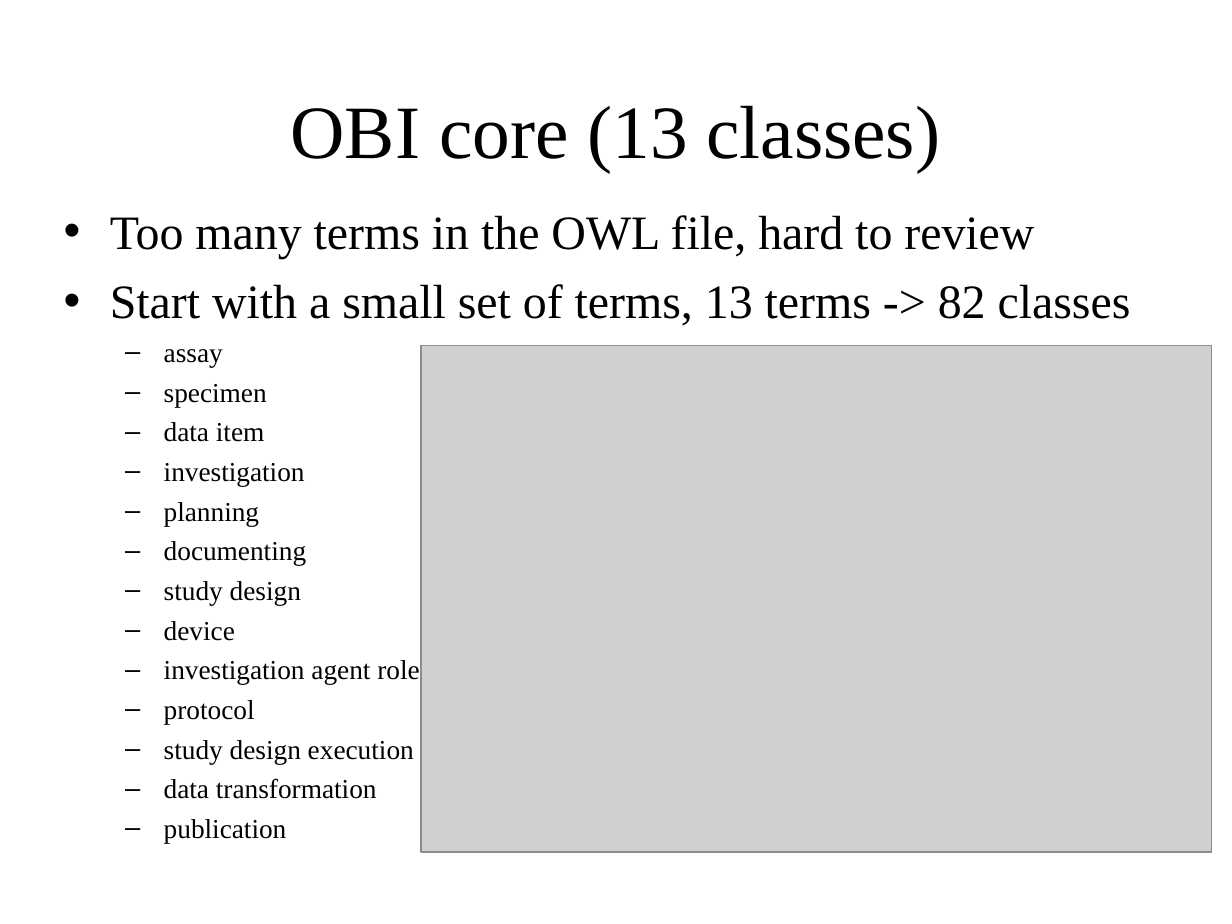
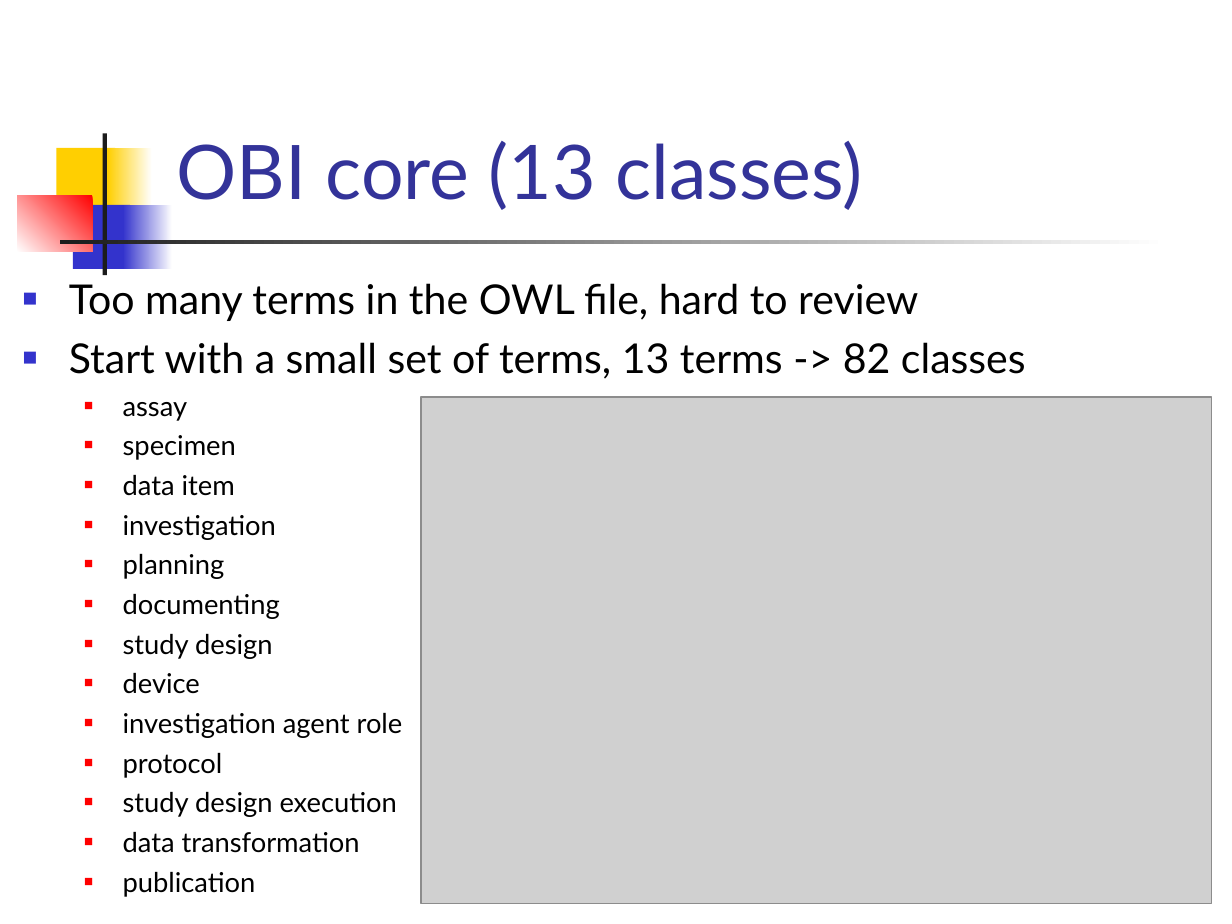
Before and after one commit to obi-ontology/obi-legacy-svn, a slide deck: slide 6 of trunk/docs/presentations/OBI workshop May 2012 Ann Arbor/OBI Core/OBI core.ppt. Drawn at 1232x924 pixels with LibreOffice and Linux fonts; fonts in the diff are those of the drawing; grey boxes stand for pictures. Boxes give left, top, right and bottom in pixels: in the first picture for what was removed or moved away, otherwise in the second. Text is boxed around its words. In the diff, an @@ line names an element or a change of style, - is before the commit and + after.

Commit message:
minor layout changes

```diff
--- a/trunk/docs/presentations/OBI workshop May 2012 Ann Arbor/OBI Core/OBI core.ppt
+++ b/trunk/docs/presentations/OBI workshop May 2012 Ann Arbor/OBI Core/OBI core.ppt
@@ title "OBI core (13 classes)" moved from (x1=291, y1=105, x2=941, y2=172) to (x1=177, y1=141, x2=862, y2=210) @@
@@ title "OBI core (13 classes)" at (x1=177, y1=141, x2=862, y2=210): font Times New Roman to Lato, text colour #000000 to #333399; alignment centre to left @@
@@ rectangle added at (x1=57, y1=148, x2=116, y2=212), fill #FFCF01 @@
@@ rectangle added at (x1=102, y1=133, x2=106, y2=275), fill #1C1C1C @@
@@ rectangle added at (x1=108, y1=148, x2=153, y2=212), fill gradient #FFFFFF to #FFCF01 @@
@@ rectangle added at (x1=17, y1=195, x2=92, y2=251), fill gradient #FF0000 to #FFFFFF @@
@@ rectangle added at (x1=73, y1=205, x2=129, y2=269), fill #3333CC @@
@@ rectangle added at (x1=123, y1=205, x2=172, y2=269), fill gradient #FFFFFF to #3333CC @@
@@ text "Too many terms in the ..." moved from (x1=110, y1=215, x2=1131, y2=843) to (x1=69, y1=283, x2=1026, y2=897) @@
@@ text "Too many terms in the ..." at (x1=69, y1=283, x2=1026, y2=897): size 28 to 24 pt in "Too many terms in the OWL file, ...", "Start with a small set of terms, ..."; font Times New Roman to Lato; bullet • to ■; less space between paragraphs; bullet colour #000000 to #3333CC; bullet – to ■; bullet colour #000000 to #FF0000 @@
@@ rectangle added at (x1=59, y1=240, x2=1168, y2=244), fill gradient #FFFFFF to #1C1C1C @@
@@ picture moved from (x1=421, y1=346, x2=1212, y2=853) to (x1=421, y1=397, x2=1212, y2=903) @@
```
Also in this commit, not shown: 7 other slides changed.
